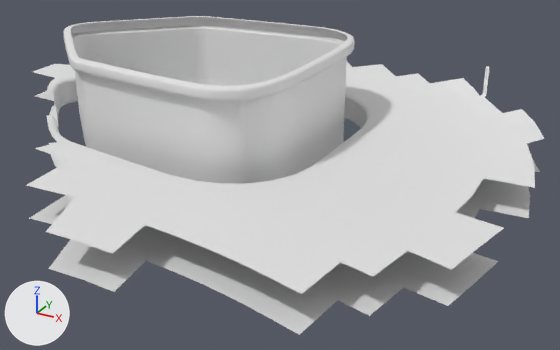
A saved change to the OBJ model PadForge.App/3DModels/DualSense/Edge/DPadRight.obj.
The view is the same before and after, from a camera (50 mm lens) standing at (-26.8, -43.6, -13.4) and looking at (-38.3, -22.6, -23.9). Every picture has the same lights, and +X, +Y and +Z are marked at lower left. The picture after the commit comes second. Where no turn or scale is listed for an object, it has been applied to the vertices.

In view in the first picture: 'DPadRight'.
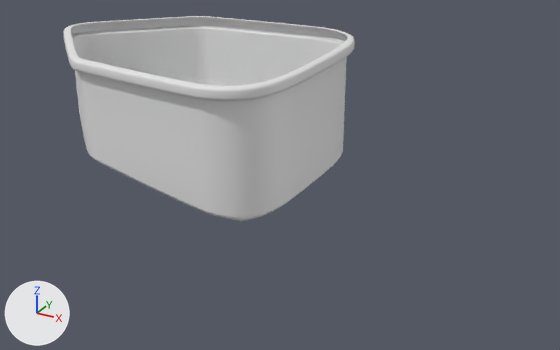
Changed parts and their boxes (x1, y1, x2, y2) in the pictures (560 x 350 px):
'DPadRight', reshaped (44% narrower, 35% shorter)
    before: (26, 16, 544, 335)
    after: (64, 16, 355, 222)
part 1 of me_dpadright, deleted
    before: (26, 61, 544, 335)

The change, as a diff of the scene's bpy script:
```diff
--- a/PadForge.App/3DModels/DualSense/Edge/DPadRight.obj.py
+++ b/PadForge.App/3DModels/DualSense/Edge/DPadRight.obj.py
@@ me_dpadright @@
 # used by ob_dpadright; location = (0.0, 0.0, 0.0)
-me_dpadright.from_pydata(...)  # 1299 vertices, 1204 faces; spans x -49.8..-30.1, y -31.8..-13.3, z -24.3..-19.8
+me_dpadright.from_pydata(...)  # 782 vertices, 760 faces; spans x -47.3..-37.0, y -26.4..-18.1, z -24.3..-19.8
+# me_dpadright part 1: the loose piece of 517 vertices spanning x -49.8..-30.1, y -31.8..-13.3, z -23.7..-21.2 is deleted
```
